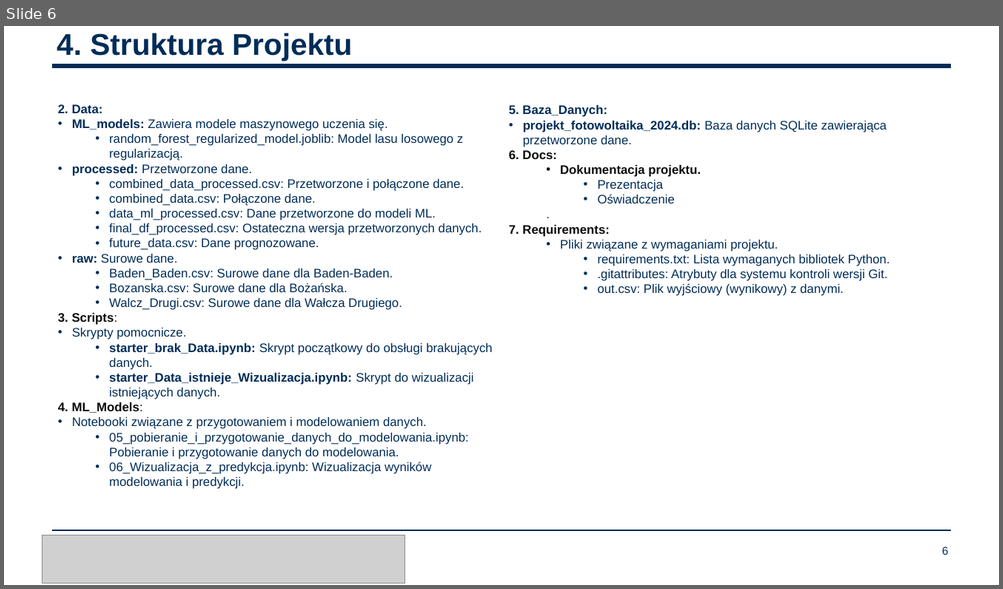
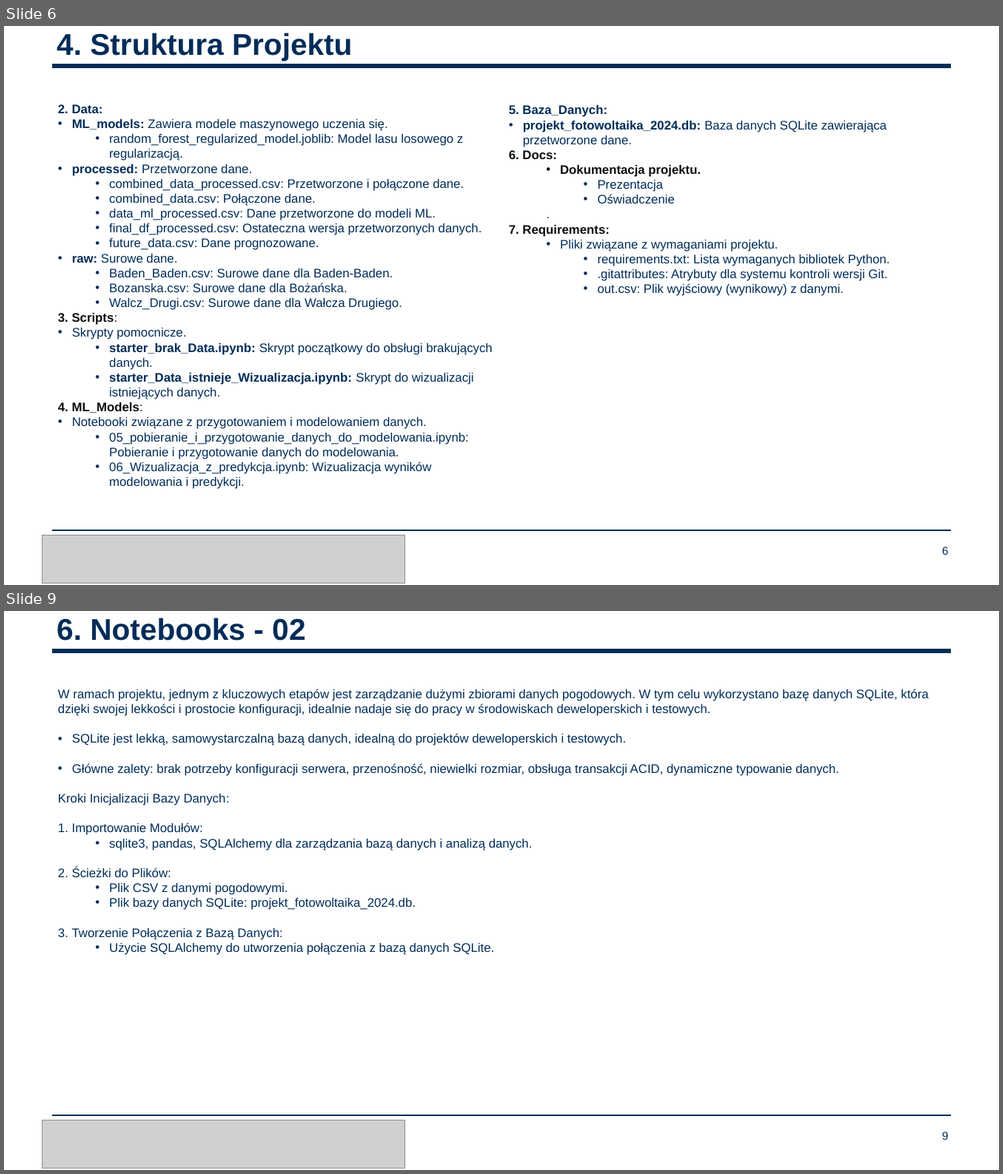
Before and after one commit to BartoszRP/MERITO_ML_Projekt_Fotowoltaika_2024, a slide deck: 6. Docs/Bartosz_Reszka_Piwowarski_Prezentacja.pptx. Shown one above the other, each under a label of ours: slide 6 before the commit, slides 6 and 9 after it; the slides between them are not shown. The pictures are 1003x589 and 1003x1174 pixels, drawn with LibreOffice and Linux fonts; fonts in the diff are those of the drawing; grey boxes stand for pictures; background and template pictures are left out. Boxes give left, top, right and bottom in pixels: in the first picture for what was removed or moved away, otherwise in the second. Text is boxed around its words. In the diff, an @@ line names an element or a change of style, - is before the commit and + after.

```diff
--- a/6. Docs/Bartosz_Reszka_Piwowarski_Prezentacja.pptx
+++ b/6. Docs/Bartosz_Reszka_Piwowarski_Prezentacja.pptx
@@ slide 9 added at box(4, 611, 999, 1170), background #FFFFFF; not listed: 2 template elements that a slide beside it also shows @@
@@ title added at box(57, 618, 306, 641), 29 pt, text #002C58, bold @@
+6. Notebooks - 02
@@ text added at box(58, 689, 928, 955), 12 pt, text #002C58 @@
+W ramach projektu, jednym z kluczowych etapów jest zarządzanie dużymi zbiorami danych pogodowych. W tym celu wykorzystano bazę danych SQLite, która dzięki swojej lekkości i prostocie konfiguracji, idealnie nadaje się do pracy w środowiskach deweloperskich i testowych.
+• SQLite jest lekką, samowystarczalną bazą danych, idealną do projektów deweloperskich i testowych.
+• Główne zalety: brak potrzeby konfiguracji serwera, przenośność, niewielki rozmiar, obsługa transakcji ACID, dynamiczne typowanie danych.
+Kroki Inicjalizacji Bazy Danych:
+1. Importowanie Modułów:
+  • sqlite3, pandas, SQLAlchemy dla zarządzania bazą danych i analizą danych.
+2. Ścieżki do Plików:
+  • Plik CSV z danymi pogodowymi.
+  • Plik bazy danych SQLite: projekt_fotowoltaika_2024.db.
+3. Tworzenie Połączenia z Bazą Danych:
+  • Użycie SQLAlchemy do utworzenia połączenia z bazą danych SQLite.
@@ picture added at box(42, 1121, 404, 1169) @@
@@ page number added at box(942, 1132, 948, 1140), 10.9 pt, text #002C58 @@
+9
```
Also in this commit, not shown: 1 slide changed, 1 other slide added, 1 slide removed, 2 other files.
